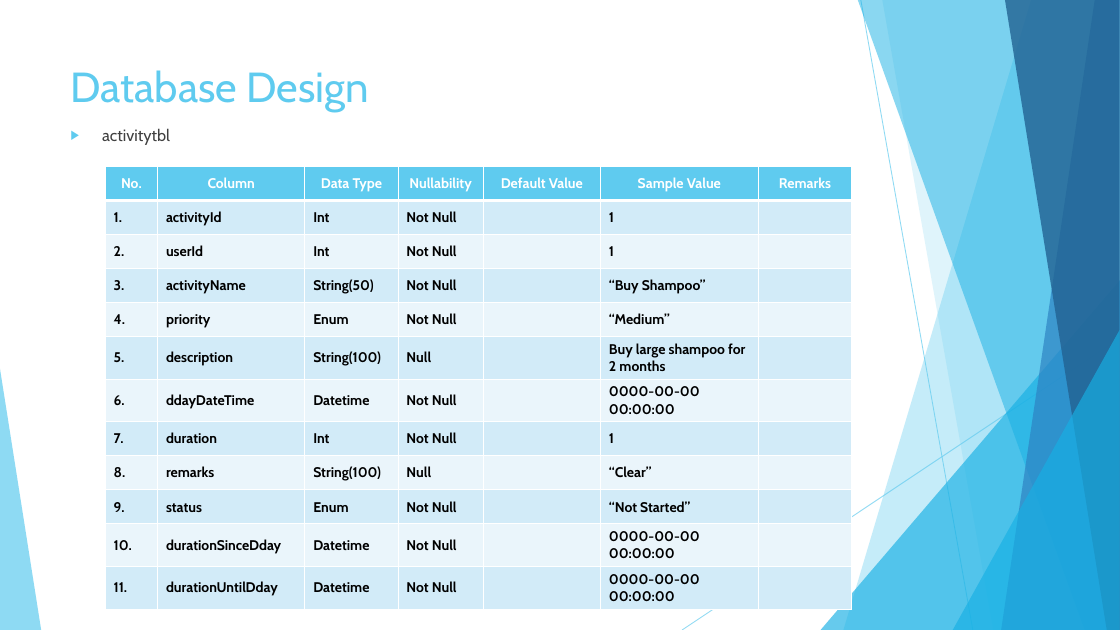
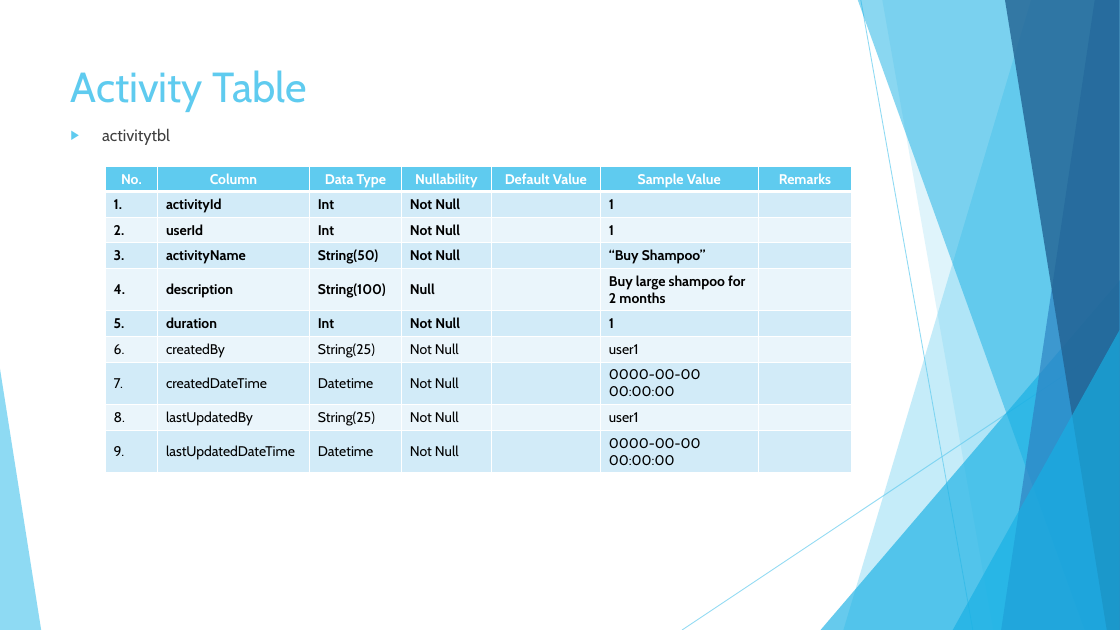
Before and after one commit to bryanbezter/personal-scheduler, a slide deck: slide 6 of Documentation v1.0.pptx (slide 8 before the commit). Drawn at 1120x630 pixels with LibreOffice and Linux fonts; fonts in the diff are those of the drawing. Boxes give left, top, right and bottom in pixels: in the first picture for what was removed or moved away, otherwise in the second. Text is boxed around its words. In the diff, an @@ line names an element or a change of style, - is before the commit and + after.

Commit message:
Update documentation
- Finish UI design
- Update db design
- Update state diagram
- Update functional design

```diff
--- a/Documentation v1.0.pptx
+++ b/Documentation v1.0.pptx
@@ title at <box>71,70,307,112</box>: text changed @@
-Database Design
+Activity Table
@@ table at <box>105,166,852,469</box> @@
-row 5: 4. | priority | Enum | Not Null |  | “Medium” | 
-row 6: 5. | description | String(100) | Null |  | Buy large shampoo for 2 months | 
-row 7: 6. | ddayDateTime | Datetime | Not Null |  | 0000-00-00 00:00:00 | 
-row 8: 7. | duration | Int | Not Null |  | 1 | 
-row 9: 8. | remarks | String(100) | Null |  | “Clear” | 
-row 10: 9. | status | Enum | Not Null |  | “Not Started” | 
-row 11: 10. | durationSinceDday | Datetime | Not Null |  | 0000-00-00 00:00:00 | 
-row 12: 11. | durationUntilDday | Datetime | Not Null |  | 0000-00-00 00:00:00 | 
+row 5: 4. | description | String(100) | Null |  | Buy large shampoo for 2 months | 
+row 6: 5. | duration | Int | Not Null |  | 1 | 
+row 7: 6. | createdBy | String(25) | Not Null |  | user1 | 
+row 8: 7. | createdDateTime | Datetime | Not Null |  | 0000-00-00 00:00:00 | 
+row 9: 8. | lastUpdatedBy | String(25) | Not Null |  | user1 | 
+row 10: 9. | lastUpdatedDateTime | Datetime | Not Null |  | 0000-00-00 00:00:00 | 
```
Also in this commit, not shown: 8 other slides changed, 12 slides added, 6 slides removed.
